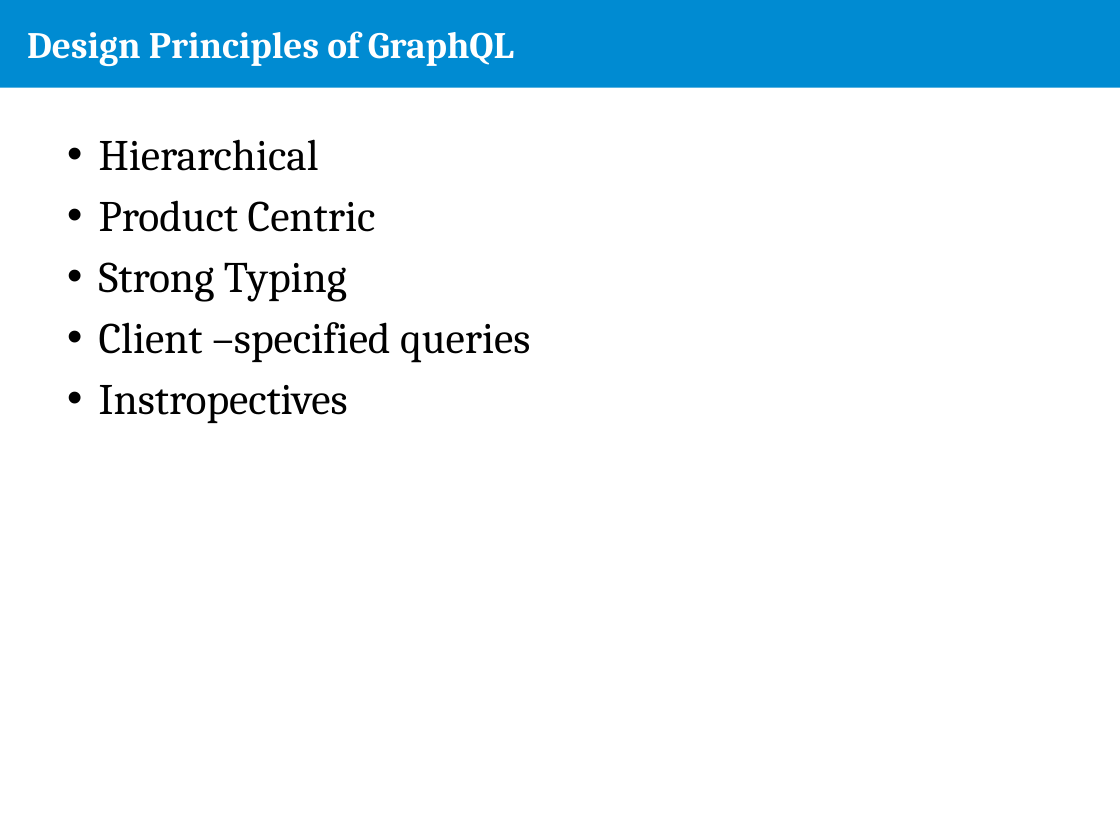
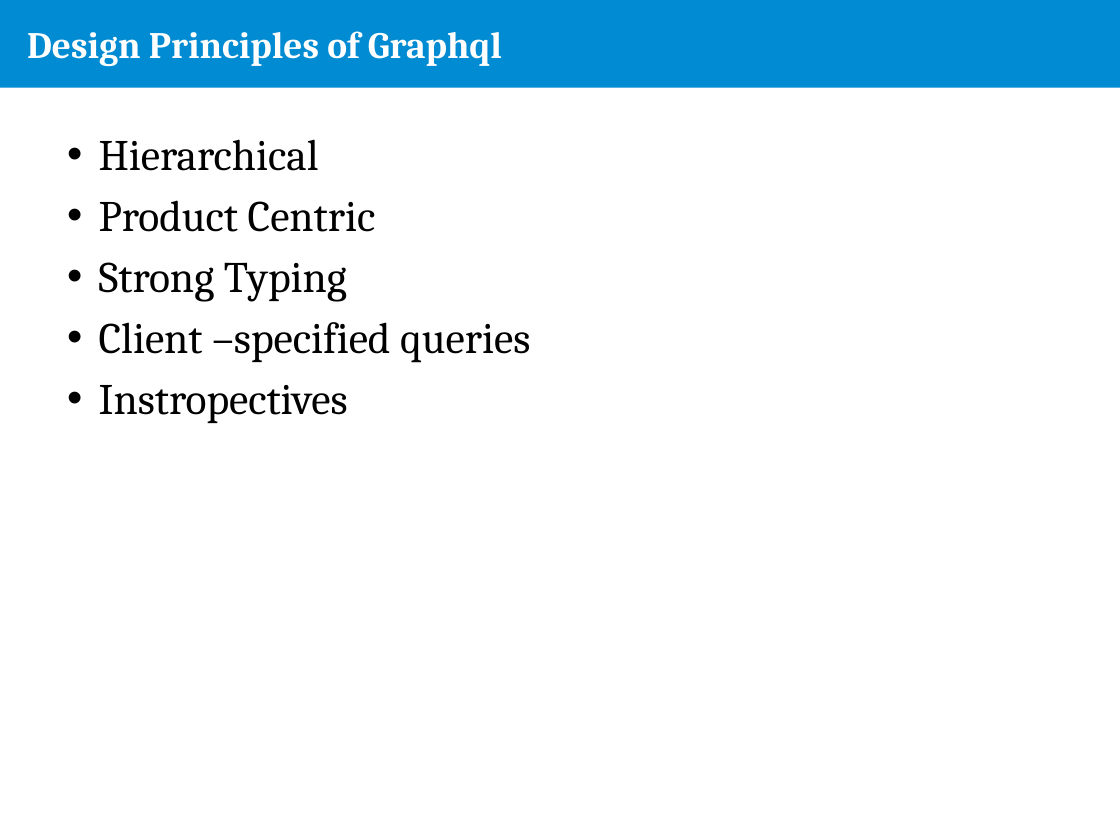
Before and after one commit to ElviraPratiwi/demoGraphql, a slide deck: slide 4 of Learn Graphql.pptx. Drawn at 1120x840 pixels with LibreOffice and Linux fonts; fonts in the diff are those of the drawing; background and template pictures are left out. Boxes give left, top, right and bottom in pixels: in the first picture for what was removed or moved away, otherwise in the second. Text is boxed around its words. In the diff, an @@ line names an element or a change of style, - is before the commit and + after.

```diff
--- a/Learn Graphql.pptx
+++ b/Learn Graphql.pptx
@@ title at bbox=[27, 31, 502, 67]: text changed @@
-Design Principles of GraphQL
+Design Principles of Graphql
```
Also in this commit, not shown: 3 other slides changed, 9 slides added.
